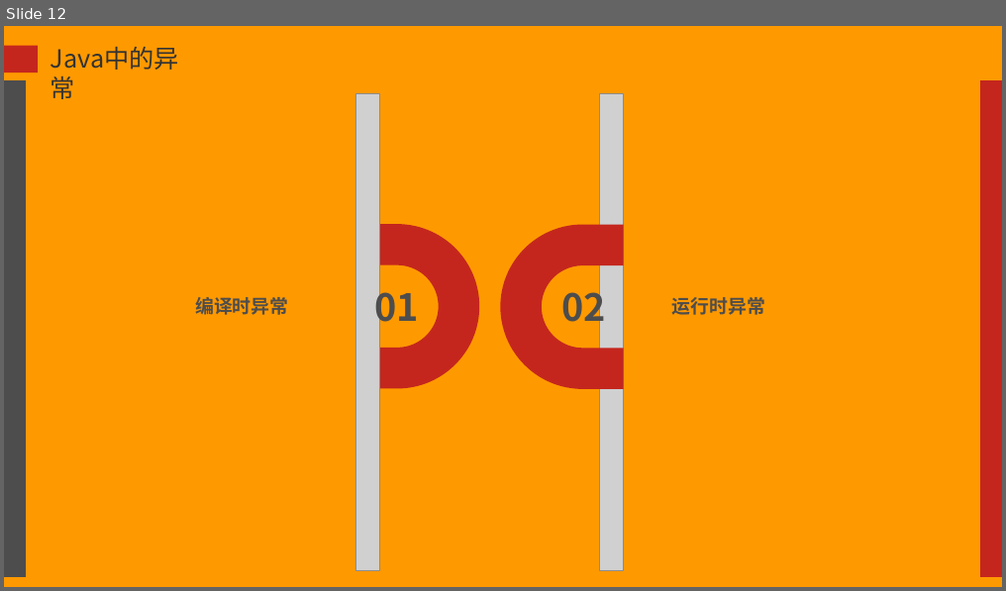
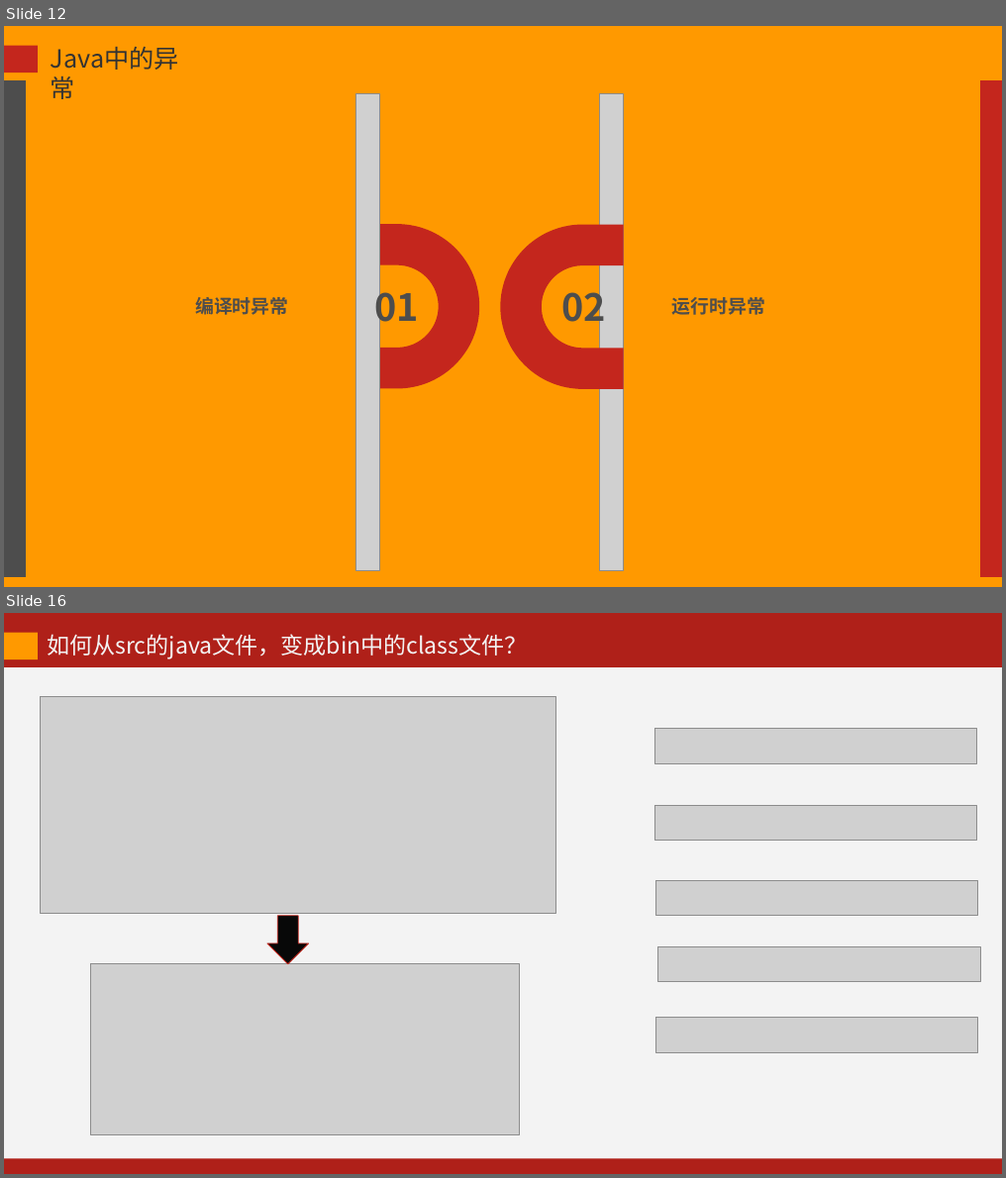
Before and after one commit to kevinjoyce/JavaCourseWare, a slide deck: PPT/每次课PPT/04 面向对象（下）-2.pptx. Shown one above the other, each under a label of ours: slide 12 before the commit, slides 12 and 16 after it; the slides between them are not shown. The pictures are 1006x591 and 1006x1178 pixels, drawn with LibreOffice and Linux fonts; fonts in the diff are those of the drawing; grey boxes stand for pictures; background and template pictures are left out. Boxes give left, top, right and bottom in pixels: in the first picture for what was removed or moved away, otherwise in the second. Text is boxed around its words. In the diff, an @@ line names an element or a change of style, - is before the commit and + after.

```diff
--- a/PPT/每次课PPT/04 面向对象（下）-2.pptx
+++ b/PPT/每次课PPT/04 面向对象（下）-2.pptx
@@ slide 16 added at (x1=4, y1=613, x2=1002, y2=1174), background #AF2019 @@
@@ rectangle added at (x1=4, y1=633, x2=38, y2=660), fill #FF9900 @@
@@ text added at (x1=47, y1=634, x2=527, y2=659), 22 pt, text #F3F3F3 @@
+如何从src的java文件，变成bin中的class文件？
@@ rectangle added at (x1=4, y1=667, x2=1002, y2=1158), fill #F3F3F3 @@
@@ picture added at (x1=40, y1=697, x2=556, y2=914) @@
@@ picture added at (x1=654, y1=729, x2=976, y2=764) @@
@@ picture added at (x1=654, y1=805, x2=976, y2=841) @@
@@ picture added at (x1=656, y1=881, x2=978, y2=916) @@
@@ down arrow added at (x1=267, y1=916, x2=309, y2=964), fill #080808, outline #C4261D 0.75 pt @@
@@ picture added at (x1=91, y1=963, x2=519, y2=1135) @@
@@ picture added at (x1=657, y1=947, x2=979, y2=982) @@
@@ picture added at (x1=656, y1=1018, x2=978, y2=1053) @@
```
Also in this commit, not shown: 2 slides changed, 8 other slides added, 15 slides removed, 33 other files.
